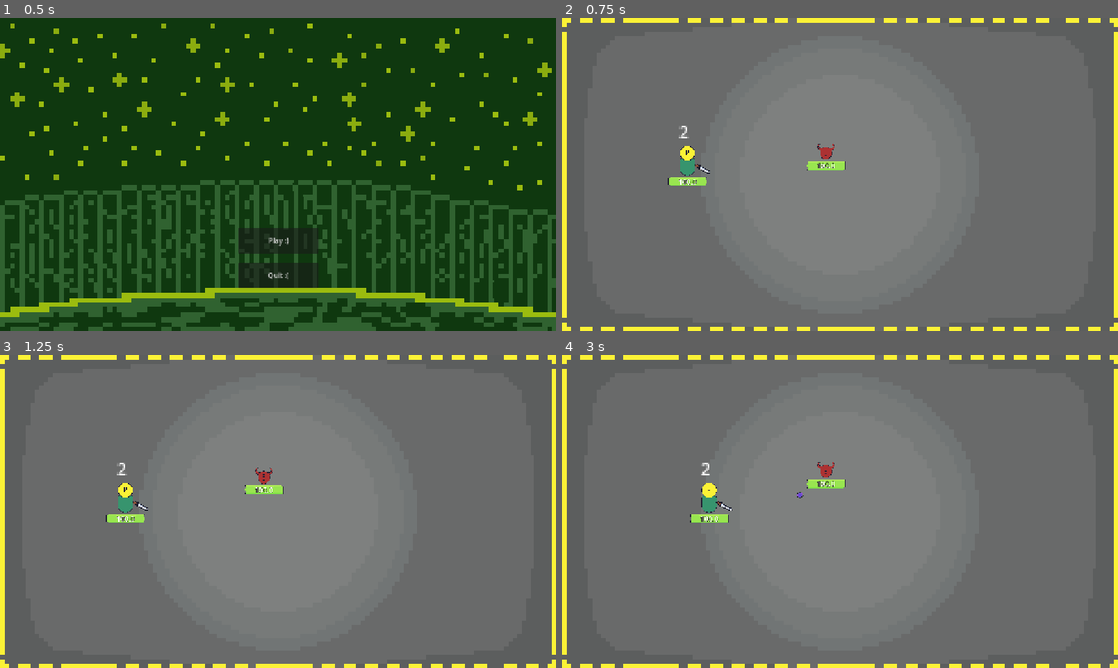
Above: before the commit, frames 1-4 (two rows, left to right).
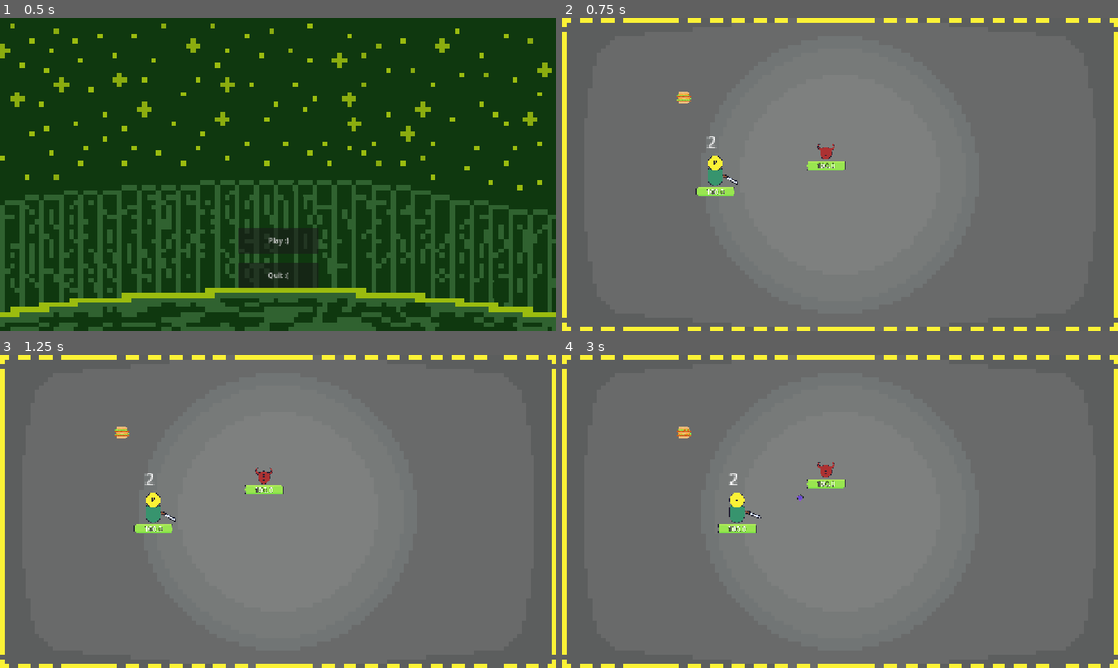
Above: after the commit, the same moments.

Repository: Darkcitrus/darkspracticegame-main
Game: Godot game, scene res://scenes/TestingArea.tscn
The game is run twice, just before and just after one commit, with the same random seed, the same clock (stepped at 60 frames per second) and the same inputs.
Inputs (mouse positions are in pixels of both pictures, inside the frame that each line leads up to):
- Up to frame 1 (0.5 s): no input
- Up to frame 2 (0.75 s): click "Play :)" at 0.5 s
- Up to frame 3 (1.25 s): no input
- Up to frame 4 (3 s): tap Enter at 1.25 s; drag from (823, 477) to (701, 505) at 1.27 s; drag from (728, 527) to (823, 555) at 2.02 s; move the mouse to (895, 442) at 2.77 s; hold Right (ui_right) from 2.78 s (still down); hold Right mouse button (right_click) from 2.78 s (still down)

Frame 1 is identical in both runs. In frame 2, 1.0% of the frame differs, in the area x 19-32%, y 23-57%; in frame 3, 1.0%; in frame 4, 1.1%, in the area x 20-44%, y 22-57%.

Commit message:
Add burger pickup item with healing functionality; implement attraction logic and respawn mechanism

Diff:
--- a/project.godot
+++ b/project.godot
@@ -43,6 +43,7 @@
 World=""
 Effect=""
 Targetable=""
+Pickup=""
 
 [input]
 
--- /dev/null
+++ b/scenes/burger.tscn
@@ -0,0 +1,18 @@
+[gd_scene load_steps=4 format=3 uid="uid://bfj1bhi4oj6r6"]
+
+[ext_resource type="Script" uid="uid://xvppeutkqgsl" path="res://scripts/burgerpickup.gd" id="1_lp3hx"]
+[ext_resource type="Texture2D" uid="uid://bawj6ipg4loh0" path="res://assets/burgir.png" id="2_nam63"]
+
+[sub_resource type="RectangleShape2D" id="RectangleShape2D_4q7kc"]
+size = Vector2(235.294, 130)
+
+[node name="Burger" type="Area2D" groups=["Pickup"]]
+script = ExtResource("1_lp3hx")
+
+[node name="burgersprite" type="Sprite2D" parent="."]
+texture = ExtResource("2_nam63")
+
+[node name="burgerbox" type="CollisionShape2D" parent="."]
+position = Vector2(3.8147e-06, -5)
+scale = Vector2(0.68, 1)
+shape = SubResource("RectangleShape2D_4q7kc")
--- a/scenes/game_world.tscn
+++ b/scenes/game_world.tscn
@@ -1,22 +1,22 @@
-[gd_scene load_steps=4 format=3 uid="uid://bufwvu6ado8vt"]
+[gd_scene load_steps=5 format=3 uid="uid://bufwvu6ado8vt"]
 
 [ext_resource type="PackedScene" uid="uid://bddudkfbtetv1" path="res://scenes/character_body_2d.tscn" id="1_o4vgp"]
 [ext_resource type="PackedScene" uid="uid://d3mu8vdkubyp8" path="res://scenes/dummy_manager.tscn" id="2_b5swx"]
 [ext_resource type="PackedScene" uid="uid://o888u5fliew8" path="res://scenes/world_border.tscn" id="3_jlaqq"]
+[ext_resource type="PackedScene" uid="uid://bfj1bhi4oj6r6" path="res://scenes/burger.tscn" id="4_0vfqx"]
 
 [node name="GameWorld" type="Node2D"]
-position = Vector2(576, 327)
+position = Vector2(640, 350)
 
-[node name="Player" parent="." groups=["Player"] instance=ExtResource("1_o4vgp")]
+[node name="Player" parent="." instance=ExtResource("1_o4vgp")]
 texture_filter = 5
 position = Vector2(-255, 0)
 platform_on_leave = 2
 
-[node name="DodgeRecovery" parent="Player" index="6"]
+[node name="DodgeRecovery" parent="Player" index="9"]
 one_shot = false
 
 [node name="Dummy Manager" parent="." instance=ExtResource("2_b5swx")]
-position = Vector2(0, 0)
 
 [node name="World Border" parent="." groups=["World"] instance=ExtResource("3_jlaqq")]
 position = Vector2(-403, -212)
@@ -25,6 +25,10 @@
 position = Vector2(0, 8)
 scale = Vector2(0.354, 0.354)
 
+[node name="Burger" parent="." instance=ExtResource("4_0vfqx")]
+position = Vector2(-327, -171)
+scale = Vector2(0.205, 0.205)
+
 [editable path="Player"]
 [editable path="Dummy Manager"]
 [editable path="Dummy Manager/Dummy"]
--- a/scripts/GameManager.gd
+++ b/scripts/GameManager.gd
@@ -25,7 +25,6 @@
 
 	# Defer the call to _position_entities to ensure all nodes are ready
 	call_deferred("_position_entities")
-	print("GameManager: _ready called. Initialization deferred until all nodes are ready.")
 
 func _update_center_position():
 	# Calculate the center of the viewport
@@ -33,46 +32,26 @@
 	if viewport:
 		center_position = viewport.get_visible_rect().size / 2
 		info_log("Center position updated: " + str(center_position))
-		print("GameManager: Center position updated to:", center_position)
 
 func _position_entities():
-	print("GameManager: _position_entities called. Repositioning entities.")
-
 	# Check for Dummy Manager
 	var dummy_manager = get_node_or_null("Dummy Manager")
 	if dummy_manager:
-		print("GameManager: Found Dummy Manager.")
 		var dummy = _find_first_dummy(dummy_manager)
 		if dummy:
-			print("GameManager: Found first dummy. Positioning dummy.")
 			position_dummy(dummy)
-		else:
-			print("GameManager: No dummy found in Dummy Manager.")
-	else:
-		print("GameManager: Dummy Manager not found.")
 
 	# Check for Player
 	var player = get_node_or_null("Player")
 	if player:
-		print("GameManager: Found Player node. Positioning player.")
 		player.scale = Vector2(1, 1)  # Reset scale to avoid affecting position
 
 		# Explicitly set the player's spawn position to the center of the viewport
 		var target_pos = center_position + player_offset
 		player.global_position = target_pos
-		print("GameManager: Player positioned at:", target_pos, "with scale reset to:", player.scale)
-		print("GameManager: Player global position after positioning:", player.global_position)
 
 		# Add a deferred call to verify the player's position
 		call_deferred("_verify_player_position", player)
-	else:
-		print("GameManager: Player node not found.")
-
-	# No longer controlling Camera2D, letting editor handle it
-	print("GameManager: Camera2D control removed, editor has full control.")
-
-	# Log final positions for debugging
-	print("GameManager: Final player position:", player.global_position if player else "Player not found.")
 
 func position_dummy(dummy):
 	if dummy:
@@ -80,18 +59,14 @@
 		var dummy_manager = dummy.get_parent()
 		if dummy_manager:
 			dummy_manager.global_position = center_position
-			print("GameManager: Positioned Dummy Manager at center:", center_position)
 
 		# Delegate dummy positioning to the Dummy Manager
 		dummy_manager.call("reset_dummy_position", center_position)
-		print("GameManager: Delegated dummy positioning to Dummy Manager.")
 
 func _enforce_dummy_position(dummy):
 	if dummy and is_instance_valid(dummy):
 		# Reapply the dummy's position to ensure no drift
 		dummy.position = Vector2.ZERO
-		print("GameManager: Enforced dummy position during deferred call. Current position:", dummy.position)
-		print("GameManager: Dummy global position after enforcement:", dummy.global_position)
 
 func position_player(player):
 	if player:
@@ -102,11 +77,9 @@
 		if dummy:
 			# Position player 250 pixels to the left of the dummy
 			target_pos = dummy.global_position + Vector2(-250, 0)
-			print("POSITIONING: Player will be placed relative to dummy at:", dummy.global_position)
 		else:
 			# Fallback to viewport center if no dummy
 			target_pos = get_viewport().get_visible_rect().size / 2 + Vector2(-250, 0)
-			print("POSITIONING: No dummy found, using viewport center")
 
 		# Reset transform and set position
 		player.global_transform = Transform2D.IDENTITY
@@ -116,14 +89,10 @@
 		get_tree().create_timer(0.1).timeout.connect(func(): _enforce_player_position(player, target_pos))
 		get_tree().create_timer(0.5).timeout.connect(func(): _enforce_player_position(player, target_pos))
 
-		print("POSITIONING: Set player global_position to:", target_pos)
-		print("POSITIONING: Player actual global_position:", player.global_position)
-
 # New function specifically for enforcing position
 func _enforce_player_position(player, target_pos):
 	if player and is_instance_valid(player):
 		player.global_position = target_pos
-		print("ENFORCED Player position to:", target_pos)
 
 # Force player position regardless of other influences
 func _force_player_position(player, target_pos):
@@ -132,13 +101,7 @@
 		var distance = (current_pos - target_pos).length()
 
 		if distance > 5.0:
-			print("CORRECTING PLAYER: Current global:", current_pos, ", Target:", target_pos)
 			player.global_position = target_pos
-
-			# Debug various properties
-			print("Player global_transform:", player.global_transform)
-			print("Player transform:", player.transform)
-			print("Player position:", player.position)
 
 # Helper function to get the full node path
 func _get_node_path_to_root(node):
@@ -157,16 +120,11 @@
 
 func _verify_player_position(player):
 	if player:
-		print("GameManager: Verifying player position after deferred call. Current position:", player.global_position)
 		var viewport_center = get_viewport().get_visible_rect().size / 2
 		var expected_pos = viewport_center + player_offset
 
-		print("VERIFY - Player position expected:", expected_pos)
-		print("VERIFY - Player global position actual:", player.global_position)
-
 		# Reapply if needed
 		if (player.global_position - expected_pos).length() > 5.0:
-			print("CORRECTING player position")
 			player.global_position = expected_pos
 
 func _find_first_dummy(dummy_manager):
@@ -194,6 +152,5 @@
 
 # Helper function for consistent logging
 func info_log(message):
-	print(message)
 	if has_node("/root/DebugLogger"):
 		get_node("/root/DebugLogger").info(message, "GameManager")
--- a/scripts/Player.gd
+++ b/scripts/Player.gd
@@ -200,3 +200,24 @@
 	knockback_remaining_time = knockback_max_time
 	knockback_strength = actual_strength
 	print("Player knocked back from fireball in direction: ", knockback_direction)
+
+# Add a heal function to be called by healing items
+func heal(amount: float):
+	print("Player healed for: ", amount)
+	health = min(health + amount, max_health)
+
+	# Update healthbar if it exists
+	if healthbar:
+		healthbar.value = health
+		print("Player health now: ", health)
+
+	# Show floating heal number
+	spawn_floating_heal_number(amount)
+
+# Function to display healing numbers
+func spawn_floating_heal_number(heal_amount: float):
+	var floating_number_scene = load("res://scenes/floating_number.tscn")
+	if floating_number_scene:
+		var floating_number = floating_number_scene.instantiate()
+		get_tree().get_root().add_child(floating_number)
+		floating_number.setup_heal(int(heal_amount), global_position)
--- /dev/null
+++ b/scripts/burgerpickup.gd
@@ -0,0 +1,133 @@
+extends Area2D
+
+# Node References
+var initial_position: Vector2
+var current_base_position: Vector2  # New variable to track current base position
+var oscillation_start_time: float = 0.0
+var heal_amount: float = 25.0
+var oscillation_intensity: float = 5.0
+var oscillation_speed: float = 5.0
+
+# Player attraction variables
+var attraction_range: float = 150.0  # Reduced from 300.0 to 150.0
+var attraction_speed: float = 600.0  # Increased from 200.0 to 600.0
+var player_node: Node2D = null
+var was_in_attraction_range: bool = false
+
+# Respawn variables
+var respawn_time: float = 5.0
+var respawn_timer: Timer
+
+func _ready():
+	initial_position = position
+	current_base_position = initial_position  # Initialize current base position
+	oscillation_start_time = Time.get_ticks_msec() / 1000.0
+
+	# Connect signals
+	if not body_entered.is_connected(_on_body_entered):
+		body_entered.connect(_on_body_entered)
+	if not body_exited.is_connected(_on_body_exited):
+		body_exited.connect(_on_body_exited)
+
+	# Create respawn timer
+	respawn_timer = Timer.new()
+	respawn_timer.one_shot = true
+	respawn_timer.wait_time = respawn_time
+	respawn_timer.connect("timeout", _on_respawn_timer_timeout)
+	add_child(respawn_timer)
+
+	# Force it to check for any player in range on start
+	call_deferred("_check_for_player")
+
+func _check_for_player():
+	# Find any player in the scene
+	var players = get_tree().get_nodes_in_group("Player")
+	if players.size() > 0:
+		player_node = players[0]
+		print("Found player at start: ", player_node.position)
+
+func _process(delta: float):
+	# Skip processing if invisible (collected)
+	if not visible:
+		return
+
+	# Calculate oscillation
+	var elapsed_time = Time.get_ticks_msec() / 1000.0 - oscillation_start_time
+	var oscillation_offset = sin(elapsed_time * oscillation_speed) * oscillation_intensity
+
+	# Player detection - if we don't have a reference to the player, try to find one
+	if not player_node:
+		var players = get_tree().get_nodes_in_group("Player")
+		if players.size() > 0:
+			player_node = players[0]
+
+	# Attraction logic - only if player needs healing
+	if player_node and player_node.is_inside_tree() and player_needs_healing():
+		var distance_to_player = position.distance_to(player_node.position)
+		print("Distance to player: ", distance_to_player)
+
+		if distance_to_player <= attraction_range:
+			was_in_attraction_range = true
+
+			# Calculate direction vector to player (both X and Y)
+			var direction_to_player = (player_node.position - position).normalized()
+
+			# Stronger attraction force calculation
+			var attraction_force = attraction_speed * pow(1.0 - (distance_to_player / attraction_range), 2.0)
+
+			# Apply movement in both X and Y directions
+			position += direction_to_player * attraction_force * delta
+			print("Moving toward player with force: ", attraction_force)
+
+			# Update the current base position (without the oscillation)
+			current_base_position = Vector2(position.x, position.y - oscillation_offset)
+		else:
+			# Not in range, just oscillate from current position
+			position.y = current_base_position.y + oscillation_offset
+	else:
+		# No player or player at full health, just oscillate from current position
+		position.y = current_base_position.y + oscillation_offset
+
+# Check if player needs healing (health below max)
+func player_needs_healing() -> bool:
+	if player_node and "health" in player_node and "max_health" in player_node:
+		return player_node.health < player_node.max_health
+	return false
+
+func _on_body_entered(body):
+	if not visible:  # Skip if already collected
+		return
+
+	if body.is_in_group("Player") and player_needs_healing():
+		player_node = body
+		print("Player entered burger area")
+
+		if body.has_method("heal"):
+			body.heal(heal_amount)
+			print("Healing player for: ", heal_amount)
+
+			# Hide instead of destroying
+			visible = false
+			# Turn off collision - use the correct node name "burgerbox"
+			if has_node("burgerbox"):
+				$burgerbox.set_deferred("disabled", true)
+			# Start respawn timer
+			respawn_timer.start()
+
+func _on_body_exited(body):
+	if body == player_node:
+		print("Player exited burger area")
+		# Do NOT set player_node to null, we still want to track them for attraction
+
+func _on_respawn_timer_timeout():
+	# Reset position to initial position
+	position = initial_position
+	current_base_position = initial_position
+	# Reset oscillation time
+	oscillation_start_time = Time.get_ticks_msec() / 1000.0
+	# Make visible again
+	visible = true
+	# Enable collision - use the correct node name "burgerbox"
+	if has_node("burgerbox"):
+		$burgerbox.set_deferred("disabled", false)
+	print("Burger respawned at: ", position)
--- a/scripts/floating_number.gd
+++ b/scripts/floating_number.gd
@@ -9,6 +9,22 @@
 		add_theme_color_override("font_color", Color.YELLOW)
 	else:
 		add_theme_color_override("font_color", Color.WHITE)
+
+	# Center the text
+	horizontal_alignment = HORIZONTAL_ALIGNMENT_CENTER
+	vertical_alignment = VERTICAL_ALIGNMENT_CENTER
+
+	# Position adjustment (center above the entity)
+	start_pos = pos + Vector2(0, -30)  # Offset upward only
+	set_deferred("size", Vector2(100, 40))  # Set fixed size using set_deferred
+	position = start_pos - size * 0.5  # Center the text at the spawn point
+
+func setup_heal(amount: int, pos: Vector2 = Vector2.ZERO):
+	# Set text with a + prefix for healing
+	text = "+" + str(amount)
+
+	# Set green color for healing
+	add_theme_color_override("font_color", Color(0.2, 1.0, 0.2))  # Bright green
 
 	# Center the text
 	horizontal_alignment = HORIZONTAL_ALIGNMENT_CENTER
Not shown, added: scripts/burgerpickup.gd.uid
